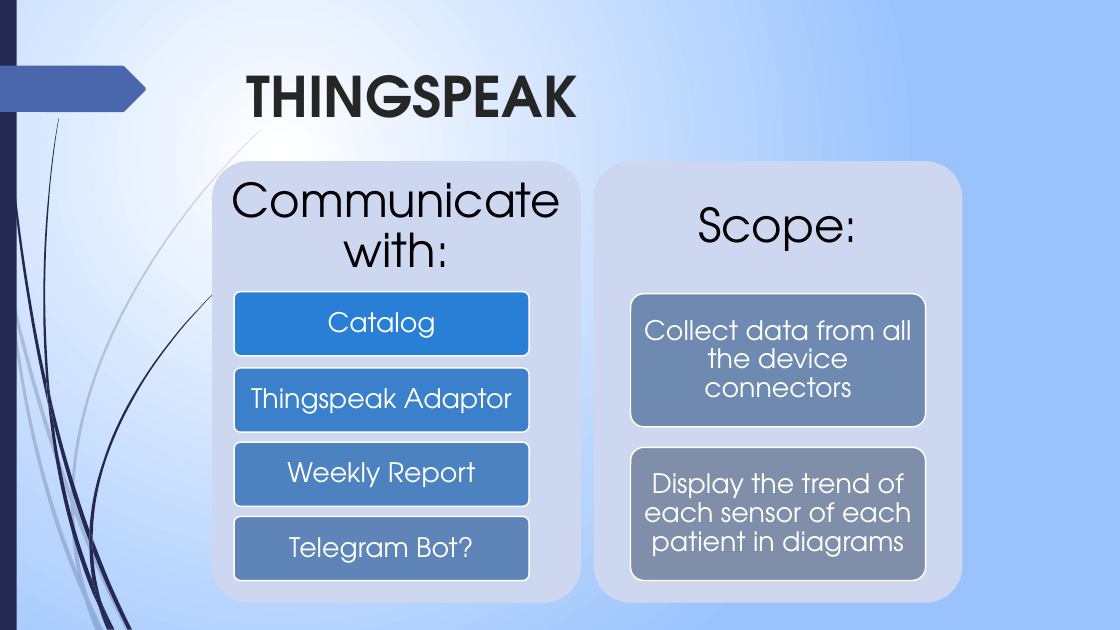
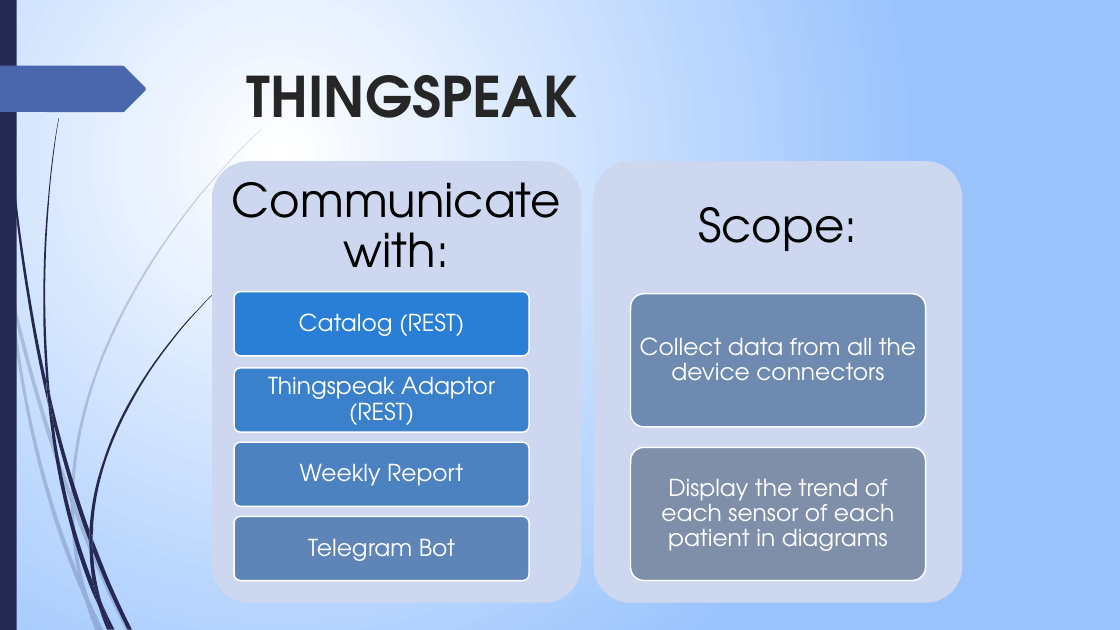
Before and after one commit to edo98811/IoT_project, a slide deck: slide 24 of Documenti/progetto_finale_last.pptx (slide 23 before the commit). Drawn at 1120x630 pixels with LibreOffice and Linux fonts; fonts in the diff are those of the drawing. Boxes give left, top, right and bottom in pixels: in the first picture for what was removed or moved away, otherwise in the second. Text is boxed around its words. In the diff, an @@ line names an element or a change of style, - is before the commit and + after.

```diff
--- a/Documenti/progetto_finale_last.pptx
+++ b/Documenti/progetto_finale_last.pptx
@@ text at <box>299,313,464,336</box>: text changed; size 23 to 20 pt @@
-Catalog
+Catalog (REST)
@@ text at <box>268,376,495,425</box>: text changed; size 23 to 20 pt @@
-Thingspeak Adaptor
+Thingspeak Adaptor (REST)
@@ size 23 to 20 pt; less space between paragraphs in 3 elements at <box>300,463,463,486</box>, <box>640,337,916,380</box>, <box>661,479,895,551</box> @@
@@ text at <box>308,539,455,561</box>: text changed; size 23 to 20 pt @@
-Telegram Bot?
+Telegram Bot
```
Also in this commit, not shown: 7 other slides changed, 1 slide added.
